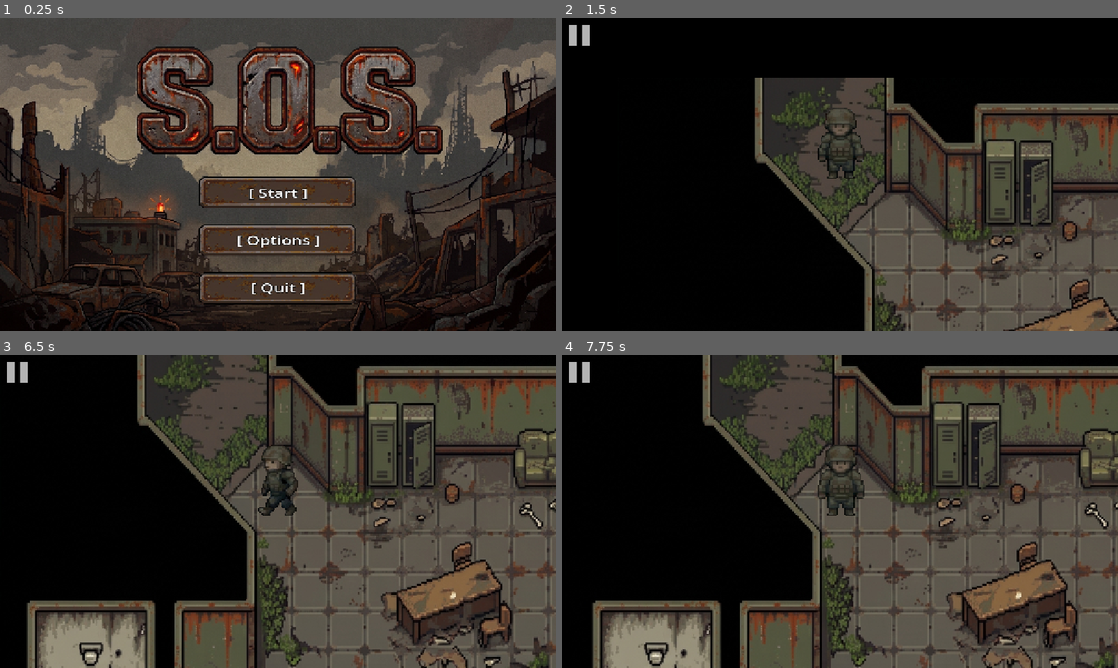
Above: before the commit, frames 1-4 (two rows, left to right).
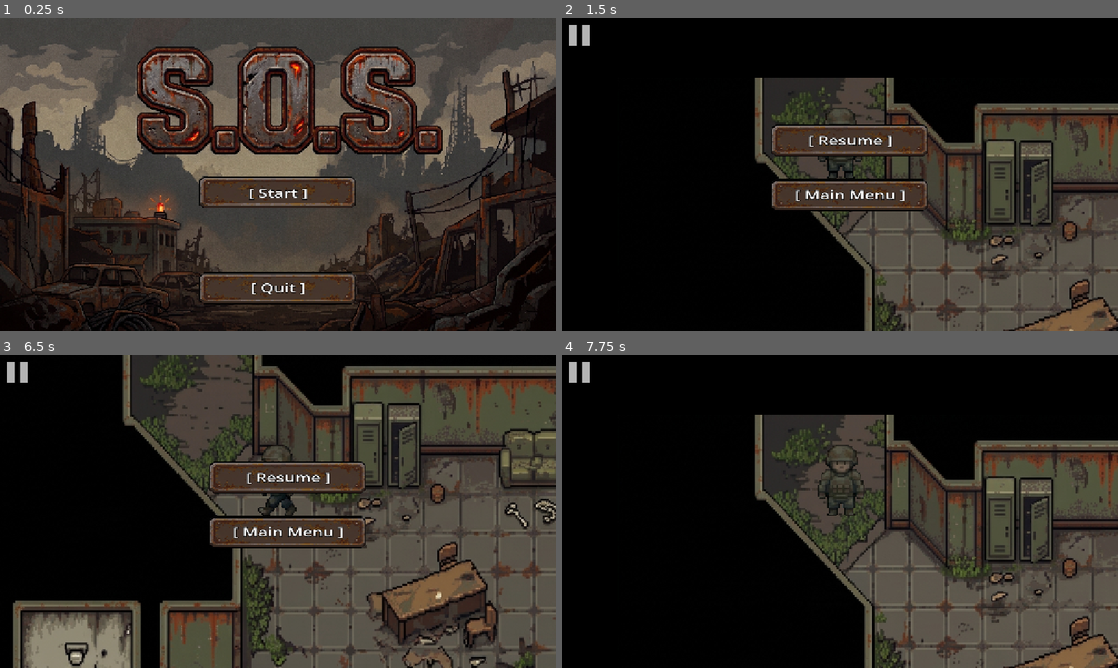
Above: after the commit, the same moments.

Repository: attonEli/MRUHacks2026
Game: Godot game, scene res://scenes/scene_manager.tscn
Two runs of this game, one before a commit and one after it. Both use one fixed random seed, a clock stepped at 60 frames per second and the inputs below.
Inputs (mouse positions are in pixels of both pictures, inside the frame that each line leads up to):
- Up to frame 1 (0.25 s): no input
- Up to frame 2 (1.5 s): click "[ Start ]" at 0.5 s; click (578, 33) at 1.25 s
- Up to frame 3 (6.5 s): click (289, 480) at 2 s, where only the run after the commit has a clickable "[ Resume ]"; tap Enter at 2.75, 3.6 s; hold D (ui_right) 2.78-3.53 s; tap Backspace at 2.85 s; tap Space at 3.02, 3.77, 5.27, 6.02 s; hold S (ui_down) 3.53-4.28 s; hold D (ui_right) 4.28-5.03 s; tap Keypad Enter at 4.35 s; hold W (ui_up) 5.03-5.78 s; tap X at 5.1 s; hold A (ui_left) from 5.78 s (still down); tap Y at 5.85 s; tap Escape (ui_cancel) at 6.4 s
- Up to frame 4 (7.75 s): release A (ui_left) at 6.5 s; click (851, 533) at 6.5 s, where only the run after the commit has a clickable "[ Main Menu ]"; click (840, 530) at 7.25 s, where only the run after the commit has a clickable "[ Start ]"

The runs differ from the first frame. In frame 1, 1.5% of the frame differs, in the area x 35-64%, y 66-76%; in frame 2, 4.0%; in frame 3, 30%; in frame 4, 47%, in the area x 5-100%, y 0-100%.

Commit message:
added functionaility to pause menu

Diff:
--- a/assets/map assets/map.tscn
+++ b/assets/map assets/map.tscn
@@ -3,7 +3,6 @@
 [ext_resource type="Texture2D" uid="uid://cl2xcy62nxcnh" path="res://assets/map assets/Gemini_Generated_Image_uur017uur017uur0.jpg" id="1_ta3x6"]
 [ext_resource type="PackedScene" uid="uid://8x5esfvepgfa" path="res://scenes/characters/player/player.tscn" id="2_ta3x6"]
 [ext_resource type="Texture2D" uid="uid://drru8k240exmb" path="res://assets/UI/pixil-frame-0 (2).png" id="3_f624j"]
-[ext_resource type="Script" uid="uid://drtdc7dg1gs85" path="res://assets/map assets/canvas_layer.gd" id="3_nqc2k"]
 [ext_resource type="Script" uid="uid://drp1c021453r5" path="res://assets/map assets/pause_button.gd" id="4_whoor"]
 [ext_resource type="Texture2D" uid="uid://ds1b6w6ddif6r" path="res://assets/map assets/ledges/Screenshot 2026-10-25 035730.png" id="6_vh5x3"]
 [ext_resource type="Texture2D" uid="uid://dl4lrytla1o5w" path="res://assets/map assets/ledges/Screenshot 2026-10-25 035835.png" id="7_mw81q"]
@@ -66,6 +65,25 @@
 [sub_resource type="RectangleShape2D" id="RectangleShape2D_njqwk"]
 size = Vector2(91, 230)
 
+[sub_resource type="GDScript" id="GDScript_30ivl"]
+script/source = "extends CanvasLayer
+
+signal pause_pressed(origin: String)
+
+# Called when the node enters the scene tree for the first time.
+func _ready() -> void:
+	pass # Replace with function body.
+
+
+# Called every frame. 'delta' is the elapsed time since the previous frame.
+func _process(delta: float) -> void:
+	pass
+
+
+func _on_texture_button_pressed() -> void:
+	pause_pressed.emit(\"pause_button\")
+"
+
 [sub_resource type="InputEventKey" id="InputEventKey_686vu"]
 keycode = 4194305
 
@@ -249,7 +267,7 @@
 texture = ExtResource("21_wvext")
 
 [node name="CanvasLayer" type="CanvasLayer" parent="." unique_id=217904636]
-script = ExtResource("3_nqc2k")
+script = SubResource("GDScript_30ivl")
 
 [node name="TextureButton" type="TextureButton" parent="CanvasLayer" unique_id=1071286214]
 top_level = true
--- a/assets/map assets/pause_button.gd
+++ b/assets/map assets/pause_button.gd
@@ -12,4 +12,5 @@
 
 
 func _on_pressed() -> void:
+	#print("trying to pause")
 	pause_pressed.emit("pause_button")
--- a/scenes/UI/mainmenu.tscn
+++ b/scenes/UI/mainmenu.tscn
@@ -47,6 +47,7 @@
 vertical_alignment = 1
 
 [node name="options" type="TextureButton" parent="." unique_id=2038336770]
+visible = false
 layout_mode = 0
 offset_left = 457.25
 offset_top = 472.0
--- a/scenes/UI/pause_button.tscn
+++ b/scenes/UI/pause_button.tscn
@@ -1,7 +1,24 @@
 [gd_scene format=3 uid="uid://o5cobspj7p2n"]
 
-[ext_resource type="Script" uid="uid://ddt4uqlxmcr3x" path="res://scenes/UI/pausebutton.gd" id="1_4ks8w"]
 [ext_resource type="Texture2D" uid="uid://drru8k240exmb" path="res://assets/UI/pixil-frame-0 (2).png" id="2_6rsu1"]
+
+[sub_resource type="GDScript" id="GDScript_f8e8d"]
+script/source = "extends Control
+
+#signal pause_pressed(origin: String)
+
+# Called when the node enters the scene tree for the first time.
+func _ready() -> void:
+	pass # Replace with function body.
+
+func _on_texture_button_pressed() -> void:
+	print(\"trying to pause the game\")
+	#pause_pressed.emit(\"pause_button\")
+
+# Called every frame. 'delta' is the elapsed time since the previous frame.
+func _process(delta: float) -> void:
+	pass
+"
 
 [sub_resource type="InputEventKey" id="InputEventKey_686vu"]
 keycode = 4194305
@@ -14,7 +31,7 @@
 anchors_preset = 0
 offset_right = 40.0
 offset_bottom = 40.0
-script = ExtResource("1_4ks8w")
+script = SubResource("GDScript_f8e8d")
 
 [node name="TextureButton" type="TextureButton" parent="." unique_id=498452249]
 top_level = true
--- a/scenes/UI/pausebutton.gd
+++ /dev/null
@@ -1,15 +0,0 @@
-extends Control
-
-#signal pause_pressed(origin: String)
-
-# Called when the node enters the scene tree for the first time.
-func _ready() -> void:
-	pass # Replace with function body.
-
-func _on_texture_button_pressed() -> void:
-	print("trying to pause the game")
-	#pause_pressed.emit("pause_button")
-
-# Called every frame. 'delta' is the elapsed time since the previous frame.
-func _process(delta: float) -> void:
-	pass
--- a/assets/map assets/canvas_layer.gd
+++ b/scenes/UI/pausemenu.gd
@@ -1,7 +1,7 @@
 extends CanvasLayer
 
-signal pause_pressed(origin: String)
-
+signal resume_pressed(origin: String)
+signal quit_to_main_pressed(origin: String)
 # Called when the node enters the scene tree for the first time.
 func _ready() -> void:
 	pass # Replace with function body.
@@ -12,5 +12,9 @@
 	pass
 
 
-func _on_texture_button_pressed() -> void:
-	pause_pressed.emit("pause_button")
+func _on_quittomain_pressed() -> void:
+	quit_to_main_pressed.emit("quit_to_menu")
+
+
+func _on_resume_pressed() -> void:
+	resume_pressed.emit("unpause")
--- a/scenes/UI/pausemenu.tscn
+++ b/scenes/UI/pausemenu.tscn
@@ -1,18 +1,14 @@
 [gd_scene format=3 uid="uid://c44ov2h7dfay4"]
 
 [ext_resource type="Texture2D" uid="uid://dht6rf46y2rwc" path="res://assets/UI/menu_button_off.png" id="1_4v3wo"]
+[ext_resource type="Script" uid="uid://bhx77tn5hoyxj" path="res://scenes/UI/pausemenu.gd" id="1_8e4jk"]
 [ext_resource type="Texture2D" uid="uid://dn1ouo1yrdx3f" path="res://assets/UI/menu_button_on.png" id="2_8e4jk"]
 
-[node name="pausemenu" type="Control" unique_id=1995546421]
-layout_mode = 3
-anchors_preset = 15
-anchor_right = 1.0
-anchor_bottom = 1.0
-grow_horizontal = 2
-grow_vertical = 2
+[node name="pausemenu" type="CanvasLayer" unique_id=1626579834]
+process_mode = 2
+script = ExtResource("1_8e4jk")
 
 [node name="ColorRect" type="ColorRect" parent="." unique_id=1314201546]
-layout_mode = 1
 anchors_preset = 15
 anchor_right = 1.0
 anchor_bottom = 1.0
@@ -22,7 +18,6 @@
 
 [node name="resume" type="TextureButton" parent="." unique_id=24691375]
 custom_minimum_size = Vector2(-320, 0)
-layout_mode = 0
 offset_left = 480.0
 offset_top = 245.0
 offset_right = 1001.4291
@@ -51,7 +46,6 @@
 
 [node name="quittomain" type="TextureButton" parent="." unique_id=1466747538]
 custom_minimum_size = Vector2(-320, 0)
-layout_mode = 0
 offset_left = 480.0
 offset_top = 371.0
 offset_right = 1001.4291
@@ -77,3 +71,6 @@
 text = "[ Main Menu ]"
 horizontal_alignment = 1
 vertical_alignment = 1
+
+[connection signal="pressed" from="resume" to="." method="_on_resume_pressed"]
+[connection signal="pressed" from="quittomain" to="." method="_on_quittomain_pressed"]
--- a/scenes/scene_manager.gd
+++ b/scenes/scene_manager.gd
@@ -4,6 +4,7 @@
 @export var load_level_packed: PackedScene
 @export var paused_packed: PackedScene
 
+var game_scene: Node = null
 
 # Called when the node enters the scene tree for the first time.
 func _ready() -> void:
@@ -20,9 +21,10 @@
 func start_game(origin: String) -> void:
 	if origin == "main_menu":
 		get_node("mainMenu").queue_free()
-	var game_scene: Node2D = load_level_packed.instantiate()
+	game_scene = load_level_packed.instantiate()
 	add_child(game_scene)
-
+	var pause_button = game_scene.get_node_or_null("CanvasLayer/TextureButton")
+	pause_button.pause_pressed.connect(pause_menu)
 
 
 func open_options(origin: String) -> void:
@@ -33,7 +35,21 @@
 
 func pause_menu(origin: String) -> void:
 	print("paused the game")
-	var p_menu: Control = paused_packed.instantiate()
+	var p_menu: CanvasLayer = paused_packed.instantiate()
 	add_child(p_menu)
 	p_menu.show()
 	get_tree().paused = true # Freezes the game world behind the pause menu!
+	p_menu.resume_pressed.connect(resume_game)
+	p_menu.quit_to_main_pressed.connect(quit_to_menu)
+
+func resume_game(origin: String) -> void:
+	get_tree().paused = false
+	get_node("pausemenu").queue_free()
+
+func quit_to_menu(origin: String) -> void:
+	get_tree().paused = false
+	get_node("pausemenu").queue_free()
+
+	game_scene.queue_free()
+
+	load_main_menu("game start")
Not shown, removed: assets/map assets/canvas_layer.gd.uid
Not shown, removed: scenes/UI/pausebutton.gd.uid
Not shown, added: scenes/UI/pausemenu.gd.uid
